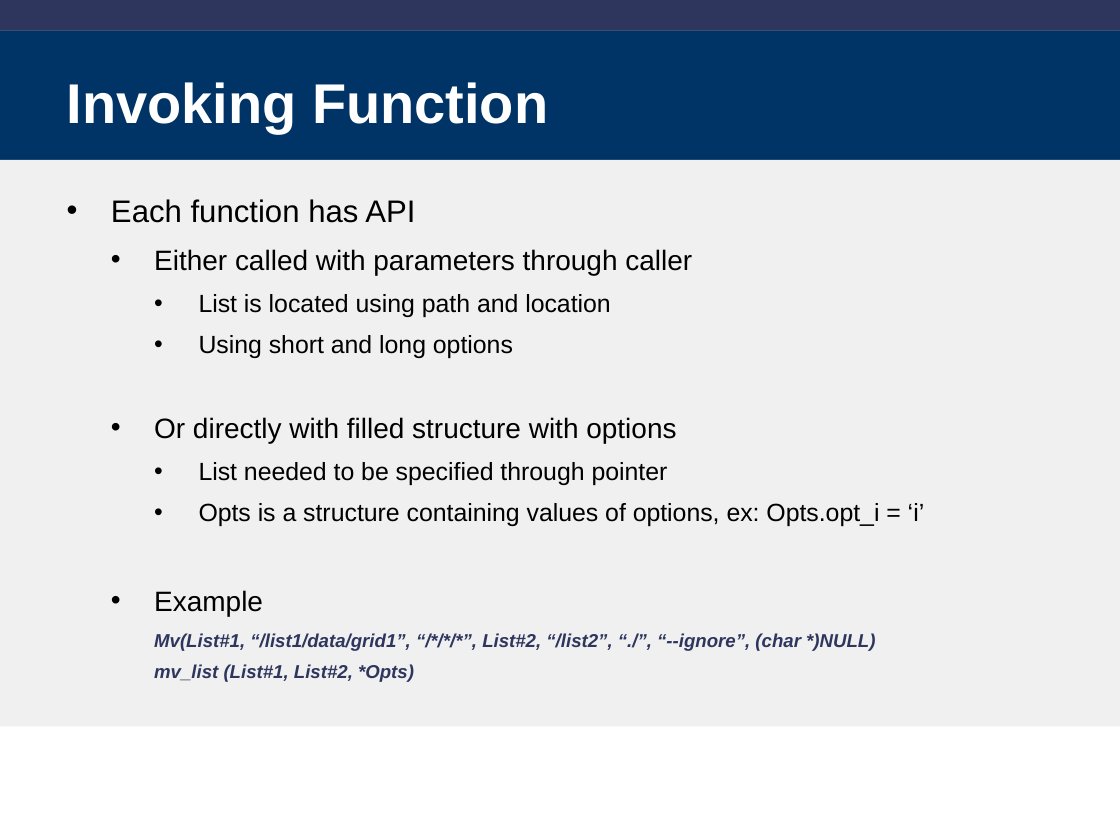
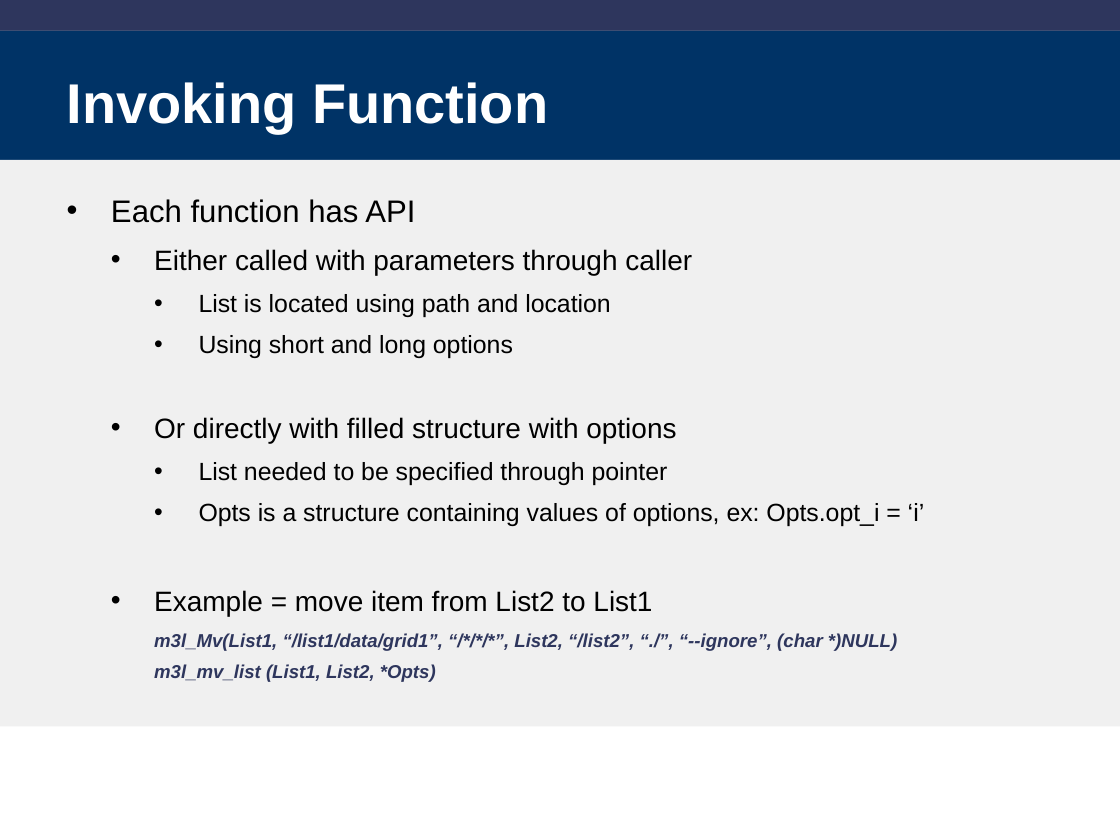
Before and after one commit to libm3l/libm3l, a slide deck: slide 13 of clibm-3l.ppt (slide 12 before the commit). Drawn at 1120x840 pixels with LibreOffice and Linux fonts; fonts in the diff are those of the drawing; background and template pictures are left out. Boxes give left, top, right and bottom in pixels: in the first picture for what was removed or moved away, otherwise in the second. Text is boxed around its words. In the diff, an @@ line names an element or a change of style, - is before the commit and + after.

Commit message:
- changed Error to Warning in locate - added example of server and client

```diff
--- a/clibm-3l.ppt
+++ b/clibm-3l.ppt
@@ text at box(154, 590, 897, 682): text changed @@
-  • Example
-    Mv(List#1, “/list1/data/grid1”, “/*/*/*”, List#2, “/list2”, “./”, “--ignore”, (char *)NULL)
-    mv_list (List#1, List#2, *Opts)
+  • Example = move item from List2 to List1
+    m3l_Mv(List1, “/list1/data/grid1”, “/*/*/*”, List2, “/list2”, “./”, “--ignore”, (char *)NULL)
+    m3l_mv_list (List1, List2, *Opts)
```
Also in this commit, not shown: 14 other slides changed, 7 slides added, 5 other files.
